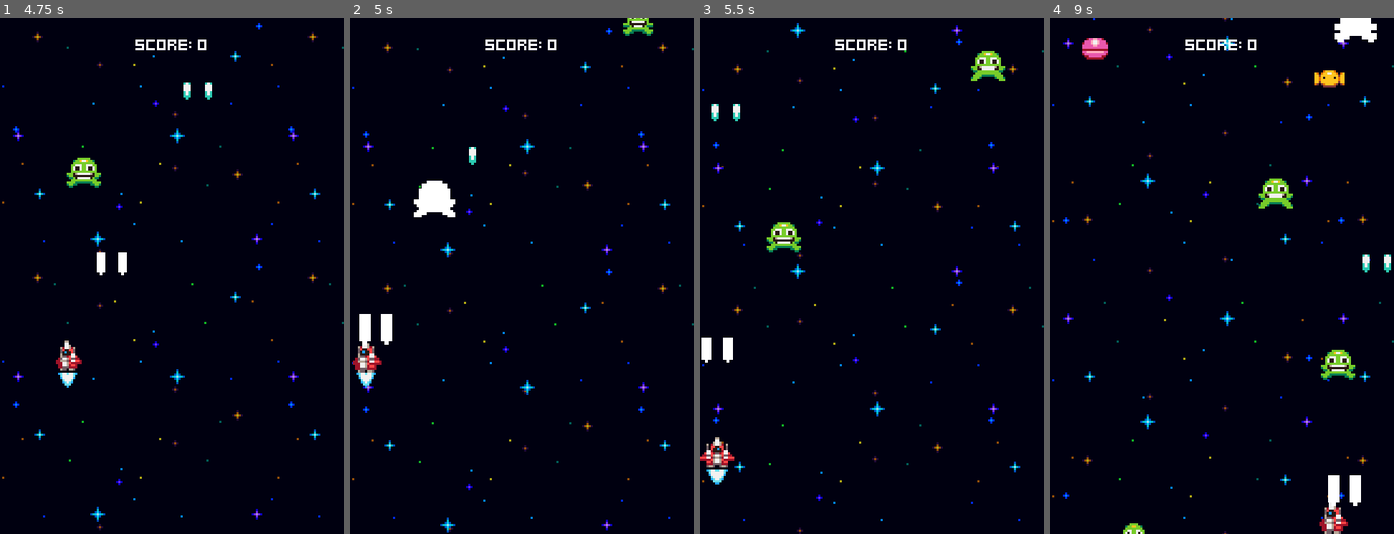
Above: before the commit, frames 1-4 (left to right).
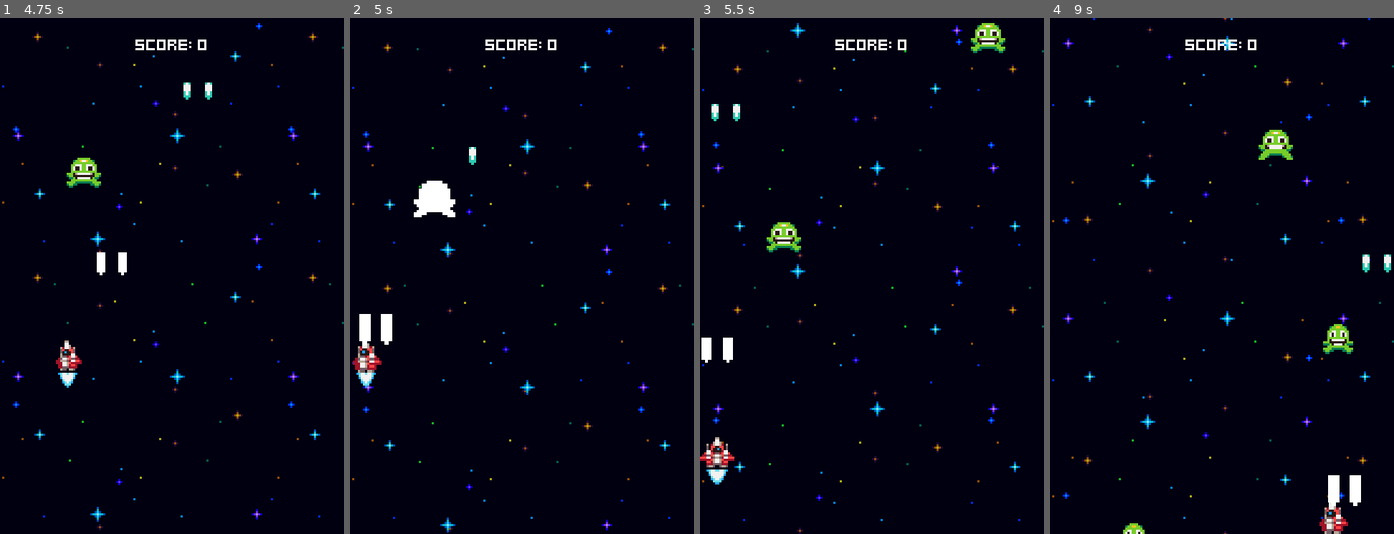
Above: after the commit, the same moments.

Repository: PedroLucasLopes/Spacial_Shooter
Game: Godot game, scene res://Menus/menu.tscn
The game is run twice, just before and just after one commit, with the same random seed, the same clock (stepped at 60 frames per second) and the same inputs.
Inputs:
- Up to frame 1 (4.75 s): tap Space at 0.5 s; hold Right (ui_right) 0.53-1.28 s; tap Enter (ui_accept) at 0.6, 0.77, 1.07, 1.35, 1.52, 1.82, 2.1, 2.85, 3.02, 3.32, 3.6, 3.77, 4.07, 4.35, 4.52 s; hold Down (ui_down) 1.28-2.03 s; hold Right (ui_right) 2.03-2.78 s; hold Up (ui_up) 2.78-3.53 s; hold Left (ui_left) from 3.53 s (still down)
- Up to frame 2 (5 s): keep holding Left (ui_left); tap Enter (ui_accept) at 4.82 s
- Up to frame 3 (5.5 s): release Left (ui_left) at 5.03 s; hold Down (ui_down) from 5.03 s (still down); tap Enter (ui_accept) at 5.1 s
- Up to frame 4 (9 s): release Down (ui_down) at 5.78 s; hold Right (ui_right) 5.78-6.53 s; tap Enter (ui_accept) at 5.85, 6.02, 6.32, 6.6, 6.77, 7.07, 7.35, 7.52, 7.82, 8.1, 8.85 s; hold Up (ui_up) 6.53-7.28 s; hold Right (ui_right) 7.28-8.03 s; hold Down (ui_down) 8.03-8.78 s; hold Left (ui_left) from 8.78 s (still down)

Frame 1 is identical in both runs. In frame 2, 0.2% of the frame differs, in the area x 79-89%, y 0-4%; in frame 3, 0.8%; in frame 4, 2.6%, in the area x 9-95%, y 0-71%.

Commit message:
Finish the MVP

Diff:
--- a/Menus/game_over.gd
+++ b/Menus/game_over.gd
@@ -1,13 +1,19 @@
 extends Control
 
+const SAVE_PATH = "user://save.cfg"
+
 @export var game_stats: GameStats
+
+var save_path = SAVE_PATH
 
 @onready var score_value: Label = %ScoreValue as Label
 @onready var highscore_value: Label = %HighscoreValue as Label
 
 func _ready():
+	load_highscore()
 	if game_stats.score > game_stats.highscore:
-		score_value.highscore = game_stats.score
+		game_stats.highscore = game_stats.score
+		save_highscore()
 	score_value.text = str(game_stats.score)
 	highscore_value.text = str(game_stats.highscore)
 
@@ -15,3 +21,14 @@
 	if Input.is_action_just_pressed("ui_accept"):
 		game_stats.score = 0
 		get_tree().change_scene_to_file("res://world.tscn")
+
+func load_highscore():
+	var config = ConfigFile.new()
+	var error = config.load(save_path)
+	if error != OK: return
+	game_stats.highscore = config.get_value("game", "highscore")
+
+func save_highscore():
+	var config = ConfigFile.new()
+	config.set_value("game", "highscore", game_stats.highscore)
+	config.save(save_path)
--- a/Menus/menu.gd
+++ b/Menus/menu.gd
@@ -1,5 +1,5 @@
 extends Control
 
-func _process(delta):
+func _process(_delta):
 	if Input.is_action_just_pressed("ui_accept"):
 		get_tree().change_scene_to_file("res://world.tscn")
--- a/components/border_bounce_component.gd
+++ b/components/border_bounce_component.gd
@@ -17,7 +17,7 @@
 # Use the display viewport width to get the right border of the screen
 var right_border = ProjectSettings.get_setting("display/window/size/viewport_width")
 
-func _process(delta: float) -> void:
+func _process(_delta: float) -> void:
 	# If the actor's x position is less than the left border plus the margin,
 	# bounce off the left side of the screen
 	if actor.global_position.x < left_border + margin:
--- a/components/move_input_component.gd
+++ b/components/move_input_component.gd
@@ -4,7 +4,7 @@
 @export var move_stats: MoveStats
 @export var move_component: MoveComponent
 
-func _input(event):
+func _input(_event):
 	var input_axis = Input.get_axis("ui_left", "ui_right")
 	var input_axis_up_down = Input.get_axis("ui_up", "ui_down")
 	move_component.velocity = Vector2(input_axis * move_stats.speed, input_axis_up_down * move_stats.speed)
--- a/components/shake_component.gd
+++ b/components/shake_component.gd
@@ -29,7 +29,7 @@
 	# Tween the shake value from current down to 0 over the shake duration
 	tween.tween_property(self, "shake", 0.0, shake_duration).from_current()
 
-func _physics_process(delta: float) -> void:
+func _physics_process(_delta: float) -> void:
 	# Manipulate the position of the node by the shake amount every physics frame
 	# Use randf_range to pick a random x and y value using the shake value
 	node.position = Vector2(randf_range(-shake, shake), randf_range(-shake, shake))
--- /dev/null
+++ b/default_bus_layout.tres
@@ -0,0 +1,15 @@
+[gd_resource type="AudioBusLayout" format=3 uid="uid://deiwguml5map2"]
+
+[resource]
+bus/1/name = &"Music"
+bus/1/solo = false
+bus/1/mute = false
+bus/1/bypass_fx = false
+bus/1/volume_db = -15.1981
+bus/1/send = &"Master"
+bus/2/name = &"Sounds"
+bus/2/solo = false
+bus/2/mute = false
+bus/2/bypass_fx = false
+bus/2/volume_db = -8.00903
+bus/2/send = &"Master"
--- a/effects/explosion_effect.tscn
+++ b/effects/explosion_effect.tscn
@@ -1,7 +1,9 @@
-[gd_scene load_steps=9 format=3 uid="uid://bxgc4ktxlamym"]
+[gd_scene load_steps=11 format=3 uid="uid://bxgc4ktxlamym"]
 
 [ext_resource type="Texture2D" uid="uid://po1ddlx1ptqo" path="res://assets/explosion.png" id="1_4c540"]
 [ext_resource type="Script" path="res://components/onetime_animated_effect.gd" id="1_ins5x"]
+[ext_resource type="AudioStream" uid="uid://dt2wb2ucgoong" path="res://sounds/explosion_sound.wav" id="3_l2cl1"]
+[ext_resource type="Script" path="res://components/variable_pitch_audio_stream_player.gd" id="4_fefct"]
 
 [sub_resource type="AtlasTexture" id="AtlasTexture_ww5ht"]
 atlas = ExtResource("1_4c540")
@@ -52,3 +54,9 @@
 frame = 4
 frame_progress = 1.0
 script = ExtResource("1_ins5x")
+
+[node name="VariablePitchAudioStreamPlayer" type="AudioStreamPlayer" parent="."]
+stream = ExtResource("3_l2cl1")
+bus = &"Sounds"
+script = ExtResource("4_fefct")
+auto_play_with_variance = true
--- a/enemies/enemy.gd
+++ b/enemies/enemy.gd
@@ -11,6 +11,7 @@
 @onready var scale_component: ScaleComponent = $ScaleComponent as ScaleComponent
 @onready var destroyed_component: DestroyedComponent = $DestroyedComponent as DestroyedComponent
 @onready var score_component: ScoreComponent = $ScoreComponent as ScoreComponent
+@onready var variable_pitch_audio_stream_player: VariablePitchAudioStreamPlayer = $VariablePitchAudioStreamPlayer
 
 func _ready():
 	stats_component.no_health.connect(func():
@@ -22,6 +23,7 @@
 		scale_component.tween_scale()
 		flash_component.flash()
 		shake_component.tween_shake()
-		)
+		variable_pitch_audio_stream_player.play_with_variance()
+	)
 	stats_component.no_health.connect(queue_free)
 	hitbox_component.hit_hurtbox.connect(destroyed_component.destroy.unbind(1))
--- a/enemies/enemy.tscn
+++ b/enemies/enemy.tscn
@@ -14,6 +14,8 @@
 [ext_resource type="Script" path="res://components/destroyed_component.gd" id="12_7lwys"]
 [ext_resource type="Script" path="res://components/score_component.gd" id="13_axgrh"]
 [ext_resource type="Resource" uid="uid://brhuql36lowxa" path="res://game_stats.tres" id="14_opa5x"]
+[ext_resource type="AudioStream" uid="uid://lclr8f0itjdj" path="res://sounds/hit_sound.wav" id="15_fnd26"]
+[ext_resource type="Script" path="res://components/variable_pitch_audio_stream_player.gd" id="16_wm4j2"]
 
 [node name="Enemy" type="Node2D"]
 script = ExtResource("1_fc0ri")
@@ -70,3 +72,9 @@
 [node name="ScoreComponent" type="Node" parent="."]
 script = ExtResource("13_axgrh")
 game_stats = ExtResource("14_opa5x")
+
+[node name="VariablePitchAudioStreamPlayer" type="AudioStreamPlayer" parent="."]
+stream = ExtResource("15_fnd26")
+volume_db = 5.0
+bus = &"Sounds"
+script = ExtResource("16_wm4j2")
--- a/enemies/enemy_generator.gd
+++ b/enemies/enemy_generator.gd
@@ -3,6 +3,8 @@
 @export var GreenEnemyScene: PackedScene
 @export var YellowEnemyScene: PackedScene
 @export var PinkEnemyScene: PackedScene
+
+@export var game_stats: GameStats
 
 @onready var spawner_component: SpawnerComponent = $SpawnerComponent as SpawnerComponent
 @onready var green_enemy_spawner_timer: Timer = $GreenEnemySpawnerTimer as Timer
@@ -14,10 +16,18 @@
 
 func _ready():
 	green_enemy_spawner_timer.timeout.connect(handle_spawn.bind(GreenEnemyScene, green_enemy_spawner_timer))
-	yellow_enemy_spawner_timer.timeout.connect(handle_spawn.bind(YellowEnemyScene, yellow_enemy_spawner_timer))
-	pink_enemy_spawner_timer.timeout.connect(handle_spawn.bind(PinkEnemyScene, pink_enemy_spawner_timer))
+	yellow_enemy_spawner_timer.timeout.connect(handle_spawn.bind(YellowEnemyScene, yellow_enemy_spawner_timer, 5.0))
+	pink_enemy_spawner_timer.timeout.connect(handle_spawn.bind(PinkEnemyScene, pink_enemy_spawner_timer, 10.0))
 
-func handle_spawn(enemy_scene: PackedScene, timer: Timer):
+	game_stats.score_changed.connect(func(new_score: int):
+		if new_score > 10:
+			yellow_enemy_spawner_timer.process_mode = Node.PROCESS_MODE_INHERIT
+		if new_score > 50:
+			pink_enemy_spawner_timer.process_mode = Node.PROCESS_MODE_INHERIT
+	)
+
+func handle_spawn(enemy_scene: PackedScene, timer: Timer, time_offset: float = 1.0):
 	spawner_component.scene = enemy_scene
 	spawner_component.spawn(Vector2(randf_range(margin, right_border - margin), -16))
-	timer.start()
+	var spawn_rate = time_offset / (0.5 + (game_stats.score * 0.01))
+	timer.start(spawn_rate + randf_range(0.25, 0.5))
--- a/enemies/enemy_generator.tscn
+++ b/enemies/enemy_generator.tscn
@@ -1,14 +1,18 @@
-[gd_scene load_steps=5 format=3 uid="uid://7dxegroh1258"]
+[gd_scene load_steps=7 format=3 uid="uid://7dxegroh1258"]
 
 [ext_resource type="Script" path="res://enemies/enemy_generator.gd" id="1_macc4"]
 [ext_resource type="Script" path="res://components/spawner_component.gd" id="2_7v1db"]
 [ext_resource type="PackedScene" uid="uid://cis4h6733eq6x" path="res://enemies/green_enemy.tscn" id="2_le1ob"]
 [ext_resource type="PackedScene" uid="uid://cvpqopwmwxyx4" path="res://enemies/yellow_enemy.tscn" id="3_falko"]
+[ext_resource type="PackedScene" uid="uid://dwuverre505m4" path="res://enemies/pink_enemy.tscn" id="4_kpbag"]
+[ext_resource type="Resource" uid="uid://brhuql36lowxa" path="res://game_stats.tres" id="5_k44fg"]
 
 [node name="EnemyGenerator" type="Node2D"]
 script = ExtResource("1_macc4")
 GreenEnemyScene = ExtResource("2_le1ob")
 YellowEnemyScene = ExtResource("3_falko")
+PinkEnemyScene = ExtResource("4_kpbag")
+game_stats = ExtResource("5_k44fg")
 
 [node name="SpawnerComponent" type="Node2D" parent="."]
 script = ExtResource("2_7v1db")
@@ -20,11 +24,13 @@
 autostart = true
 
 [node name="YellowEnemySpawnerTimer" type="Timer" parent="."]
+process_mode = 4
 wait_time = 4.0
 one_shot = true
 autostart = true
 
 [node name="PinkEnemySpawnerTimer" type="Timer" parent="."]
+process_mode = 4
 wait_time = 5.0
 one_shot = true
 autostart = true
--- a/enemies/pink_enemy.tscn
+++ b/enemies/pink_enemy.tscn
@@ -82,6 +82,9 @@
 [node name="CollisionShape2D" type="CollisionShape2D" parent="HitboxComponent" index="0"]
 shape = SubResource("CircleShape2D_4foqc")
 
+[node name="ScoreComponent" parent="." index="12"]
+adjust_amount = 10
+
 [node name="Marker2D" type="Marker2D" parent="." index="13"]
 
 [node name="States" type="Node" parent="." index="14"]
--- a/enemies/yellow_enemy.tscn
+++ b/enemies/yellow_enemy.tscn
@@ -52,7 +52,7 @@
 polygon = PackedVector2Array(-8, -5, -8, 5, -7, 5, -7, 4, -6, 4, -6, 3, -5, 3, -5, 4, -4, 4, -4, 5, 4, 5, 4, 4, 5, 4, 5, 3, 6, 3, 6, 4, 7, 4, 7, 5, 8, 5, 8, -5, 7, -5, 7, -4, 6, -4, 6, -3, 5, -3, 5, -4, 4, -4, 4, -5, -4, -5, -4, -4, -5, -4, -5, -3, -6, -3, -6, -4, -7, -4, -7, -5)
 
 [node name="ScoreComponent" parent="." index="12"]
-adjust_amount = 10
+adjust_amount = 8
 
 [node name="BorderBounceComponent" type="Node" parent="." index="13" node_paths=PackedStringArray("actor", "move_component")]
 script = ExtResource("4_wt0jk")
--- a/game_stats.gd
+++ b/game_stats.gd
@@ -3,7 +3,7 @@
 
 @export var score: int = 0 :
 	set(value):
-		value = score
+		score = value
 		score_changed.emit(score)
 
 @export var highscore: int = 0
--- /dev/null
+++ b/music_player.tscn
@@ -0,0 +1,8 @@
+[gd_scene load_steps=2 format=3 uid="uid://b3akqdwo22i2y"]
+
+[ext_resource type="AudioStream" uid="uid://b7nod6b0khofm" path="res://sounds/music.ogg" id="1_688s8"]
+
+[node name="MusicPlayer" type="AudioStreamPlayer"]
+stream = ExtResource("1_688s8")
+autoplay = true
+bus = &"Music"
--- a/player_ship/ship.gd
+++ b/player_ship/ship.gd
@@ -8,17 +8,20 @@
 @onready var move_component: MoveComponent = $MoveComponent
 @onready var animated_sprite_2d: AnimatedSprite2D = $anchor/AnimatedSprite2D
 @onready var flame: AnimatedSprite2D = %flame
+@onready var sprite_2d: Sprite2D = $Sprite2D
+@onready var variable_pitch_audio_stream_player: VariablePitchAudioStreamPlayer = $VariablePitchAudioStreamPlayer
 
 func _ready():
 	fire_rate_timer.timeout.connect(fire_lasers)
 
 
 func fire_lasers():
+	variable_pitch_audio_stream_player.play_with_variance()
 	spawner_component.spawn(left_muzzle.global_position)
 	spawner_component.spawn(right_muzzle.global_position)
 	scale_component.tween_scale()
 
-func _process(delta):
+func _process(_delta):
 	animate_the_ship()
 
 func animate_the_ship():
--- a/player_ship/ship.tscn
+++ b/player_ship/ship.tscn
@@ -15,6 +15,8 @@
 [ext_resource type="Script" path="res://components/hurt_component.gd" id="13_dh3fb"]
 [ext_resource type="PackedScene" uid="uid://bxgc4ktxlamym" path="res://effects/explosion_effect.tscn" id="14_na3nj"]
 [ext_resource type="Script" path="res://components/destroyed_component.gd" id="15_jiyea"]
+[ext_resource type="Script" path="res://components/variable_pitch_audio_stream_player.gd" id="16_8i7gv"]
+[ext_resource type="AudioStream" uid="uid://bysyixouqsfiw" path="res://sounds/laser_sound.wav" id="16_qwt53"]
 
 [sub_resource type="AtlasTexture" id="AtlasTexture_kic14"]
 atlas = ExtResource("3_q0phb")
@@ -189,3 +191,8 @@
 actor = NodePath("..")
 stats_component = NodePath("../StatsComponent")
 destroy_effect_spawner_component = NodePath("../ExplosionSpawnerComponent")
+
+[node name="VariablePitchAudioStreamPlayer" type="AudioStreamPlayer" parent="."]
+stream = ExtResource("16_qwt53")
+bus = &"Sounds"
+script = ExtResource("16_8i7gv")
--- a/project.godot
+++ b/project.godot
@@ -15,6 +15,10 @@
 config/features=PackedStringArray("4.2", "Forward Plus")
 config/icon="res://icon.svg"
 
+[autoload]
+
+MusicPlayer="*res://music_player.tscn"
+
 [display]
 
 window/size/viewport_width=160
--- a/world.tscn
+++ b/world.tscn
@@ -1,11 +1,10 @@
-[gd_scene load_steps=8 format=3 uid="uid://ddtqwdjmwqvc1"]
+[gd_scene load_steps=7 format=3 uid="uid://ddtqwdjmwqvc1"]
 
 [ext_resource type="PackedScene" uid="uid://ckcddr4x11wuc" path="res://player_ship/ship.tscn" id="1_5wocy"]
 [ext_resource type="Script" path="res://world.gd" id="1_pf2it"]
 [ext_resource type="PackedScene" uid="uid://7dxegroh1258" path="res://enemies/enemy_generator.tscn" id="1_xnane"]
 [ext_resource type="Resource" uid="uid://brhuql36lowxa" path="res://game_stats.tres" id="2_65445"]
 [ext_resource type="PackedScene" uid="uid://csgxijcr6oyq3" path="res://effects/space_background.tscn" id="2_v1m4k"]
-[ext_resource type="PackedScene" uid="uid://dwuverre505m4" path="res://enemies/pink_enemy.tscn" id="4_h8k52"]
 [ext_resource type="LabelSettings" uid="uid://cxwaf8ykfwq0t" path="res://fonts/default_label_settings.tres" id="5_he3ie"]
 
 [node name="World" type="Node2D"]
@@ -13,7 +12,6 @@
 game_stats = ExtResource("2_65445")
 
 [node name="EnemyGenerator" parent="." instance=ExtResource("1_xnane")]
-PinkEnemyScene = ExtResource("4_h8k52")
 
 [node name="Ship" parent="." instance=ExtResource("1_5wocy")]
 position = Vector2(80, 216)
Not shown: 1 places in enemies/enemy.tscn that only renumber resources
Not shown: 1 places in player_ship/ship.tscn that only renumber resources
